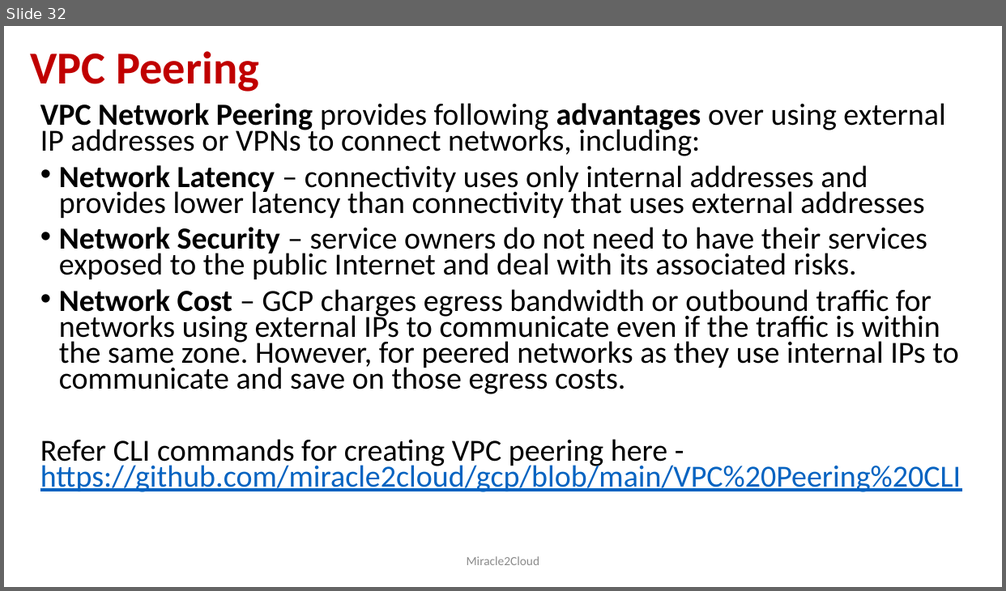
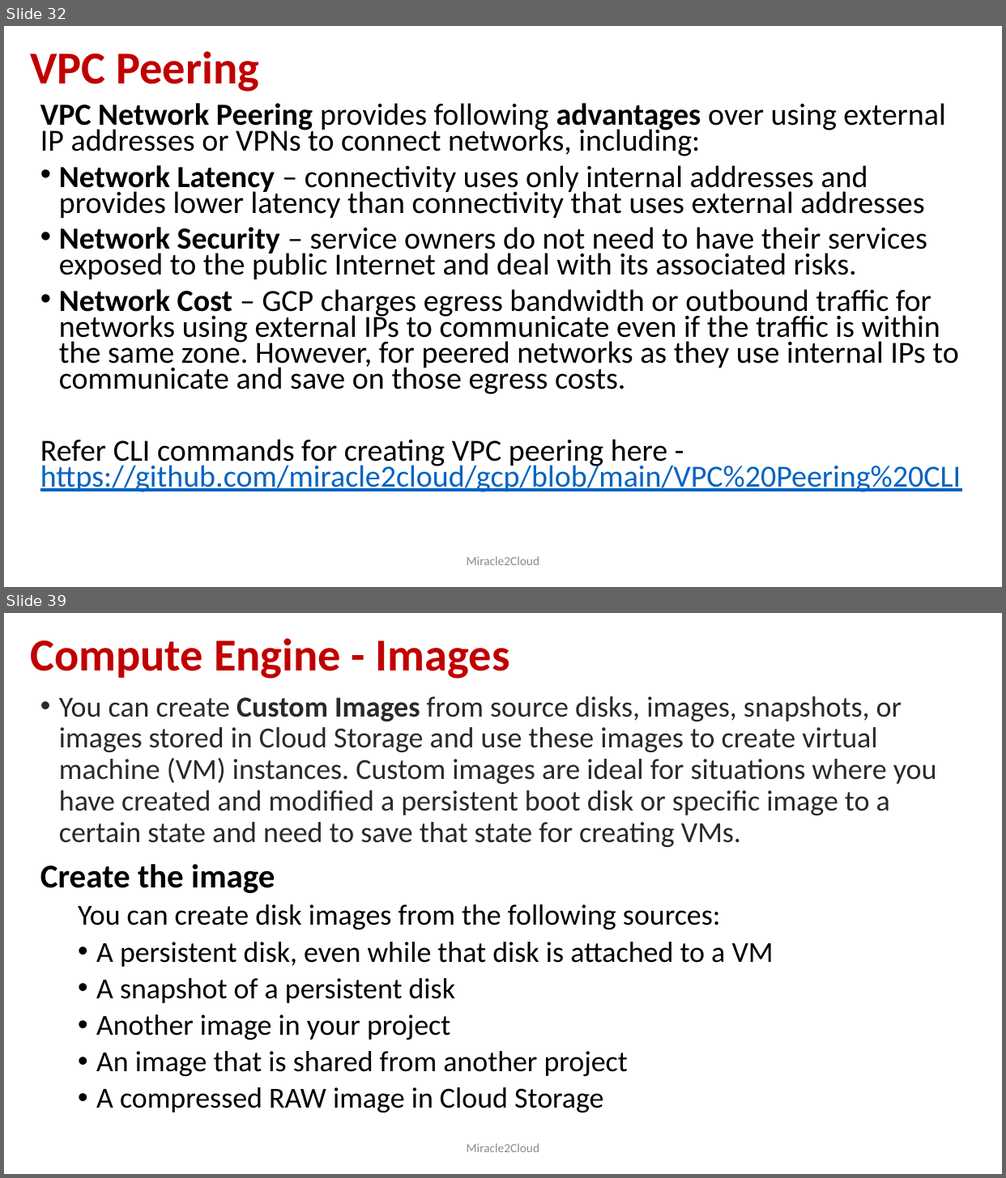
Before and after one commit to miracle2cloud/gcp, a slide deck: Google Cloud Platform.pptx. Shown one above the other, each under a label of ours: slide 32 before the commit, slides 32 and 39 after it; the slides between them are not shown. The pictures are 1006x591 and 1006x1178 pixels, drawn with LibreOffice and Linux fonts; fonts in the diff are those of the drawing. Boxes give left, top, right and bottom in pixels: in the first picture for what was removed or moved away, otherwise in the second. Text is boxed around its words. In the diff, an @@ line names an element or a change of style, - is before the commit and + after.

```diff
--- a/Google Cloud Platform.pptx
+++ b/Google Cloud Platform.pptx
@@ slide 39 added at bbox=[4, 613, 1002, 1174], background #FFFFFF @@
@@ title added at bbox=[30, 638, 510, 679], 44 pt, text #C00000, bold @@
+Compute Engine - Images
@@ text added at bbox=[40, 696, 937, 1113], 28 pt, text #292929 @@
+• You can create Custom Images from source disks, images, snapshots, or images stored in Cloud Storage and use these images to create virtual machine (VM) instances. Custom images are ideal for situations where you have created and modified a persistent boot disk or specific image to a certain state and need to save that state for creating VMs.
+Create the image
+  You can create disk images from the following sources:
+  • A persistent disk, even while that disk is attached to a VM
+  • A snapshot of a persistent disk
+  • Another image in your project
+  • An image that is shared from another project
+  • A compressed RAW image in Cloud Storage
@@ text added at bbox=[467, 1144, 539, 1152], 12 pt, text #8C8C8C @@
+Miracle2Cloud
```
Also in this commit, not shown: 2 slides changed, 5 other slides added.
